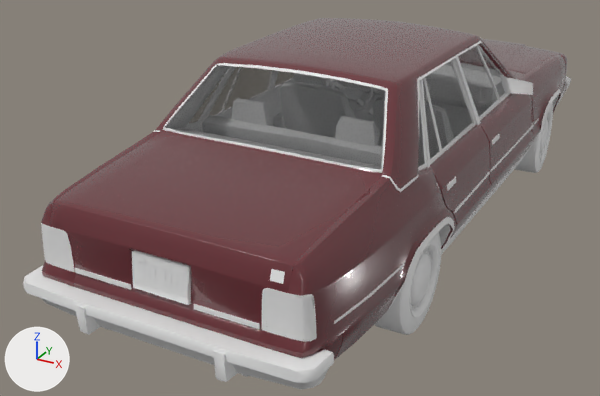
An edit to the glTF model tools/blender/carpipe/out/fairheaven_lt/fairheaven_lt.glb, drawn before and after from the same camera.
The view is the same before and after, from a 50 mm camera at (7.27, -17.21, 8.48) aimed at (-1.21, -1.79, 0.77). Every picture has the same lights, and +X, +Y and +Z are marked at lower left. The older version comes first. Vertices at exactly the same position are counted once.

Objects in the first picture: 'Body', 'Glass', 'Interior', 'LightsRear', 'Trim', 'WheelFR', 'WheelRR'.
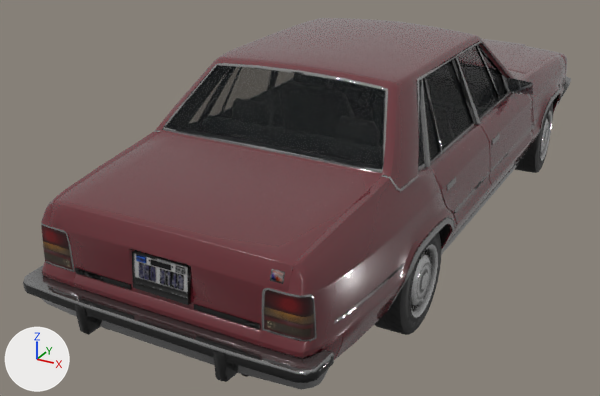
Boxes (x1, y1, x2, y2) around the edits, measured in the pictures (600 x 396 px):
'Trim', surface changed: (23, 41, 571, 390) in both
'LightsRear', surface changed: (41, 225, 315, 340) in both
'WheelRR', surface changed (white to grey): (374, 232, 441, 335) in both
'WheelFR', surface changed (white to grey): (515, 103, 553, 173) in both
'Interior', surface changed: (206, 64, 495, 172) in both

The change, as a list of edits to the scene's bpy script:
```text
Change mat_interior:
    remove # nodes: BsdfPrincipled, OutputMaterial
    nodes: BsdfPrincipled, NormalMap, OutputMaterial, SeparateColor, TexImage x3
    uses the picture img_fairheaven_lt_interior_base
    uses the picture img_fairheaven_lt_interior_metal_fairheaven_lt_interior_rough
    uses the picture img_fairheaven_lt_interior_normal
Change mat_lights:
    where n0 = _N.new('ShaderNodeBsdfPrincipled'); n0.name = 'Principled BSDF'
    add n0.inputs[28].default_value = 1.0  # 'Emission Strength'
    add n2 = _N.new('ShaderNodeTexImage'); n2.name = 'Image Texture'
    add n2.image = img_fairheaven_lt_lights_emit
    add n3 = _N.new('ShaderNodeTexImage'); n3.name = 'Image Texture.001'
    add n3.image = img_fairheaven_lt_lights_base
    add _L.new(n2.outputs[0], n0.inputs[27])  # 'Color' to 'Emission Color'
    add _L.new(n3.outputs[0], n0.inputs[0])  # 'Color' to 'Base Color'
Change mat_trim:
    remove # nodes: BsdfPrincipled, OutputMaterial
    nodes: BsdfPrincipled, NormalMap, OutputMaterial, SeparateColor, TexImage x3
    uses the picture img_fairheaven_lt_trim_base
    uses the picture img_fairheaven_lt_trim_metal_fairheaven_lt_trim_rough
    uses the picture img_fairheaven_lt_trim_normal
Change mat_wheel:
    add n2 = _N.new('ShaderNodeTexImage'); n2.name = 'Image Texture'
    add n2.image = img_fairheaven_lt_wheel_base
    add n3 = _N.new('ShaderNodeSeparateColor'); n3.name = 'Separate Color'
    add n4 = _N.new('ShaderNodeTexImage'); n4.name = 'Image Texture.001'
    add n4.image = img_fairheaven_lt_wheel_metal_fairheaven_lt_wheel_rough
    where n0 = _N.new('ShaderNodeBsdfPrincipled'); n0.name = 'Principled BSDF'
    add _L.new(n2.outputs[0], n0.inputs[0])  # 'Color' to 'Base Color'
    add _L.new(n3.outputs[2], n0.inputs[1])  # 'Blue' to 'Metallic'
    add _L.new(n3.outputs[1], n0.inputs[2])  # 'Green' to 'Roughness'
    add _L.new(n4.outputs[0], n3.inputs[0])  # 'Color' to 'Color'
Change me_trim:
    where me_trim.from_pydata(...)  # 1888 vertices, 2600 faces; spans x -3.1..3.1, y -8.9..8.1, z 0.6..4.5
    me_trim part 1: texture (UV) coordinates of 2600 of 2600 faces, centred in x -3.1..3.1, y -8.9..8.1, z 0.6..4.5, changed; they spanned u 0.01..0.99, v 0.01..0.99 and now span u 0.0..1.0, v 0.0..1.0
```
